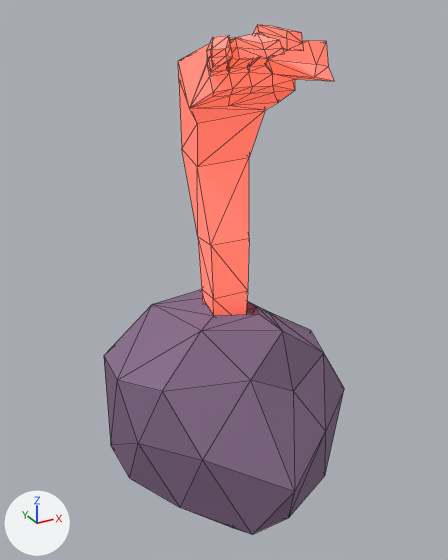
One commit to the glTF model Assets/lavahand.glb: the scene before it, then after it.
One viewpoint serves both versions: a 50 mm camera at (-2.45, -4.39, 4.27) aimed at (-0.05, -0.02, 2.08). The lights are fixed; the arrows at lower left show +X, +Y and +Z. Mesh edges are drawn as thin lines. Where no turn or scale is listed for an object, it has been applied to the vertices.

The older version as bpy lines, for what is in view:
```python
mat_magma = principled_material('Magma')
mat_magma.base_color = (0.8, 0.279, 0.258)  # pink #e7908b
mat_magma.emission_color = (0.67, 0.074, 0.0276)  # red #d64d2e
mat_magma.emission_strength = 1.0
me_cube_001 = bpy.data.meshes.new('Cube.001')
me_cube_001.from_pydata(...)  # 122 vertices, 240 faces; spans x -0.5..0.44, y -0.92..0.31, z -1.51..1.79
me_cube_001.materials.append(mat_magma)  # pink #e7908b
me_icosphere = bpy.data.meshes.new('Icosphere')
me_icosphere.from_pydata(...)  # 51 vertices, 98 faces; spans x -1.06..1.21, y -1.21..1.0, z -0.94..0.98
me_icosphere.materials.append(mat_stone)  # purple #846a8a
ob_cube = bpy.data.objects.new('Cube', me_cube_001)
ob_cube.location = (0.006, 0.065, 2.373)
ob_icosphere = bpy.data.objects.new('Icosphere', me_icosphere)
ob_icosphere.location = (0.0, 0.0, 0.876)
```
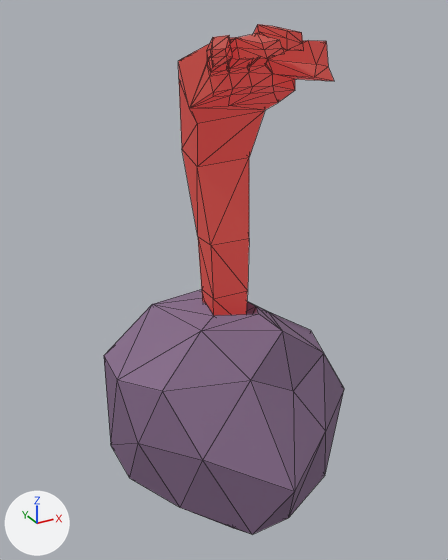
Where the newer file only moved an object's origin or applied its transform, the numbers keep the older frame.

Edits to the scene script, one JSON object a line:
```json
{"op": "set", "path": "mat_magma.base_color", "old": "(0.8, 0.279, 0.258)", "new": "(0.152, 0.0386, 0.0199)", "note": "pink #e7908b -> brown #6d3727"}
{"op": "set", "path": "mat_magma.emission_color", "old": "(0.67, 0.074, 0.0276)", "new": "(0.353, 0.0261, 0.0281)", "note": "red #d64d2e -> red #a02d2f"}
```

Boxes [x1, y1, x2, y2] around the edits, measured in the pictures (448 x 560 px):
```json
{"object": "Cube", "change": "recoloured", "before": [178, 24, 334, 316], "after": [178, 24, 334, 316]}
```
